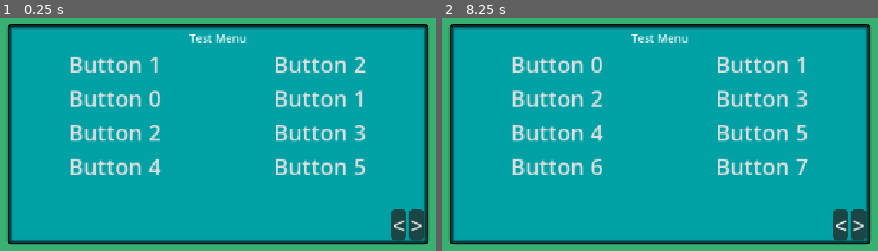
Above: before the commit, frames 1-2 (left to right).
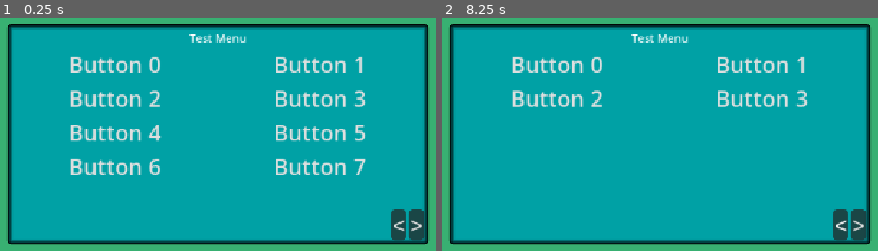
Above: after the commit, the same moments.

Repository: benptorrance/godot-auto-populating-menu
Game: Godot game, scene res://control.tscn
Two runs of this game, one before a commit and one after it. Both use one fixed random seed, a clock stepped at 60 frames per second and the inputs below.
Inputs (mouse positions are in pixels of both pictures, inside the frame that each line leads up to):
- Up to frame 1 (0.25 s): no input
- Up to frame 2 (8.25 s): click "Button 1" at 0.5 s; click "Button 2" at 1.25 s; click "Button 1" at 2 s; click "Button 2" at 2.75 s; click "Button 0" at 3.5 s; click "Button 3" at 4.25 s; click "Button 4" at 5 s; click "Button 5" at 5.75 s; click (555, 164) at 6.5 s, where only the run after the commit has a clickable "Button 6"; click (760, 164) at 7.25 s, where only the run after the commit has a clickable "Button 7"; click "<" at 8 s

The runs differ from the first frame. In frame 1, 0.9% of the frame differs, in the area x 34-84%, y 16-68%; in frame 2, 3.0%, in the area x 16-84%, y 45-68%.

Commit message:
Fixed an issue where the populate_pages function would continue to make buttons to fill out the current page and another that would make an empty blank page at the end. The menu works perfectly now. All that remains is to add functionality to read from a file for the names of the buttons.

Diff:
--- a/godot-auto-populating-menu/control.tscn
+++ b/godot-auto-populating-menu/control.tscn
@@ -5,10 +5,6 @@
 [ext_resource type="Script" uid="uid://bm8ksmub5mqlp" path="res://page_one.gd" id="3_ee4bf"]
 
 [sub_resource type="CanvasTexture" id="CanvasTexture_ai3kb"]
-
-[sub_resource type="StyleBoxEmpty" id="StyleBoxEmpty_ai3kb"]
-
-[sub_resource type="StyleBoxEmpty" id="StyleBoxEmpty_p1q0g"]
 
 [sub_resource type="StyleBoxFlat" id="StyleBoxFlat_kbped"]
 bg_color = Color(0.1432732, 0.12986249, 0.12762833, 0.7137255)
@@ -69,7 +65,7 @@
 layout_mode = 2
 size_flags_vertical = 3
 
-[node name="PageOne" type="GridContainer" parent="PanelContainer/Menu/PageContainer" unique_id=1148203574]
+[node name="PageOne" type="GridContainer" parent="PanelContainer/Menu/PageContainer" unique_id=805419826]
 layout_mode = 1
 anchors_preset = 15
 anchor_right = 1.0
@@ -79,20 +75,7 @@
 size_flags_vertical = 3
 columns = 2
 script = ExtResource("3_ee4bf")
-
-[node name="Button" type="Button" parent="PanelContainer/Menu/PageContainer/PageOne" unique_id=614561236]
-layout_mode = 2
-size_flags_horizontal = 6
-theme_override_styles/normal = SubResource("StyleBoxEmpty_ai3kb")
-theme_override_styles/hover = SubResource("StyleBoxEmpty_p1q0g")
-text = "Button 1"
-
-[node name="Button2" type="Button" parent="PanelContainer/Menu/PageContainer/PageOne" unique_id=1558537497]
-layout_mode = 2
-size_flags_horizontal = 6
-theme_override_styles/normal = SubResource("StyleBoxEmpty_ai3kb")
-theme_override_styles/hover = SubResource("StyleBoxEmpty_p1q0g")
-text = "Button 2"
+metadata/_custom_type_script = "uid://bm8ksmub5mqlp"
 
 [node name="HBoxContainer" type="HBoxContainer" parent="PanelContainer/Menu" unique_id=121123289]
 custom_maximum_size = Vector2(-1, 40)
--- a/godot-auto-populating-menu/menu.gd
+++ b/godot-auto-populating-menu/menu.gd
@@ -12,14 +12,15 @@
 	var page_index = 0
 	while button_num > 0:
 		var cur_page = page_cont.get_child(page_index)
-		for i in range(8):
-			if cur_page.get_children().size() >= 8:
+		print(cur_page)
+		for i in range(9):
+			if cur_page.get_children().size() < 8 && button_num > 0:
+				cur_page.add_button(i)
+				button_num -= 1
+			elif button_num !=0:
 				print("Added Child")
 				add_page()
 				break
-			else:
-				cur_page.add_button(i)
-				button_num -= 1
 		page_index += 1
 	pass
 
@@ -29,6 +30,7 @@
 	new_page.columns = 2
 	new_page.set_anchors_preset(PRESET_FULL_RECT)
 	page_cont.add_child(new_page)
+	print(page_cont.get_children())
 	pass
 
 ##This function handles moving between the existing pages after they have been
